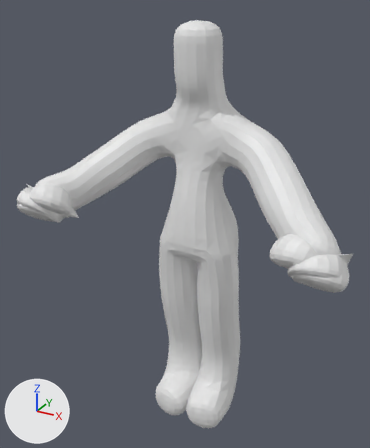
A saved change to the Blender file unit.blend.
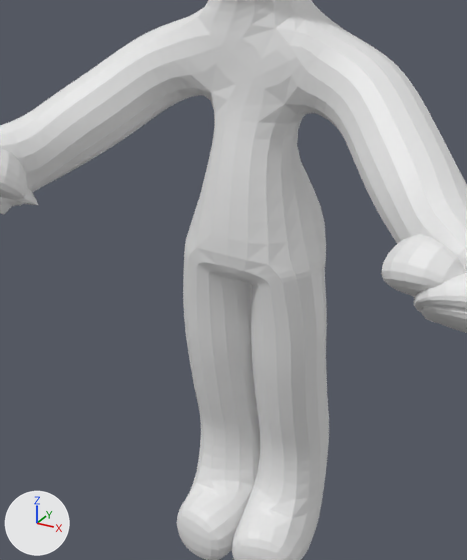
Each version is shown whole from a 50 mm camera at (2.34, -4.62, 4.68) aimed at (-0.06, -0.25, 2.5), then close up on the part from 15% to 86% of the width and 23% to 93% of the height. Lighting does not change. The marker at lower left points along +X, +Y and +Z.

The scene before the commit, as lines of its bpy script (objects in view):
```python
me_plane = bpy.data.meshes.new('Plane')
me_plane.from_pydata(...)  # 44 vertices, 0 faces, 43 loose edges; spans x 0.0..1.54, y -0.96..0.25, z 0.06..4.52
# before: 0 (0.0, 0.0, 2.44), 5 (0.0, -0.11, 2.88), 11 (0.26, -0.08, 2.12), 40 (0.0, 0.16, 2.25), 41 (0.0, -0.43, 2.55)
ob_plane = bpy.data.objects.new('Plane', me_plane)
ob_plane.location = (0.0, 0.0, 0.0)
_m = ob_plane.modifiers.new('Mirror', 'MIRROR')
_m = ob_plane.modifiers.new('Skin', 'SKIN')
_m = ob_plane.modifiers.new('Subsurf', 'SUBSURF')
_m.levels = 2
```
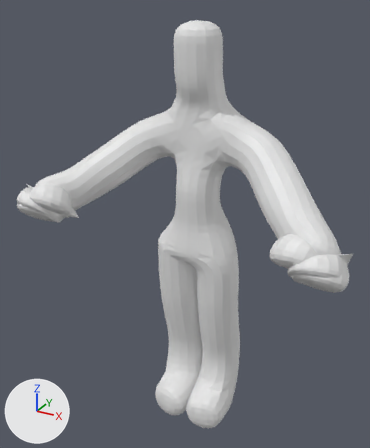
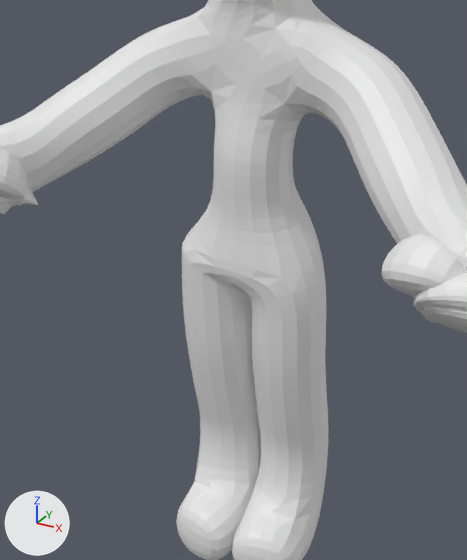
Changed parts and their boxes (x1, y1, x2, y2) in the close-ups (467 x 560 px):
'Plane', reshaped
    both: (0, 0, 467, 560)

The edits, one by one:
me_plane has 44 vertices, 0 faces, 43 loose edges and spans x 0.0..1.54, y -0.96..0.25, z 0.06..4.52.
me_plane is used by ob_plane; location (0.0, 0.0, 0.0).
Verts and faces of me_plane; kept vertices keep their numbers, new ones are numbered from 44.
Part 1, on me_plane:
Vertices deleted: 0, 41 (with the faces that use them).
Vertex 40 moves to (0.0, 0.25, 2.12).
New vertex 44 is at (0.0, -0.04, 2.3).
New vertex 45 is at (0.0, -0.06, 2.53).
New loose edges: (5, 45), (11, 44), (40, 44), (44, 45).
